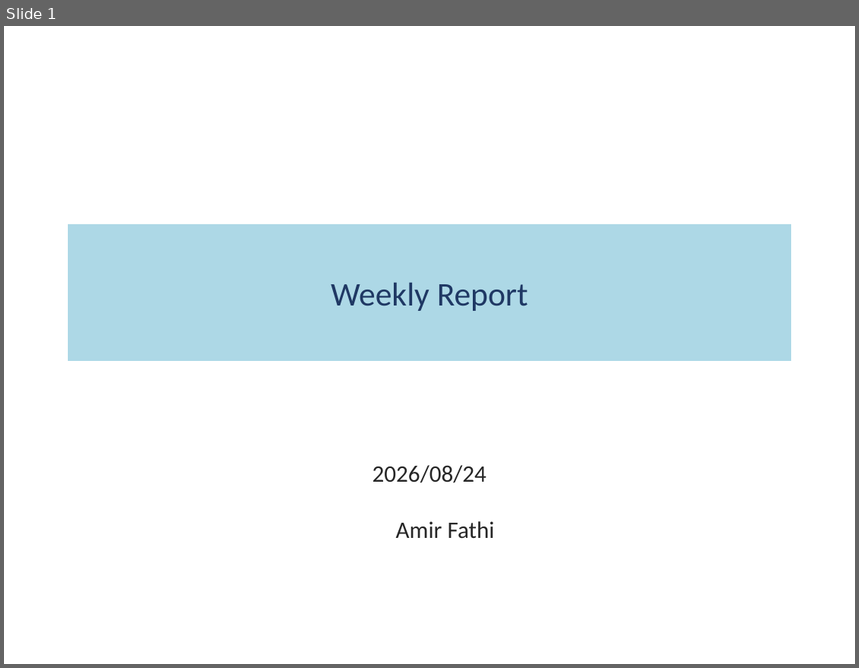
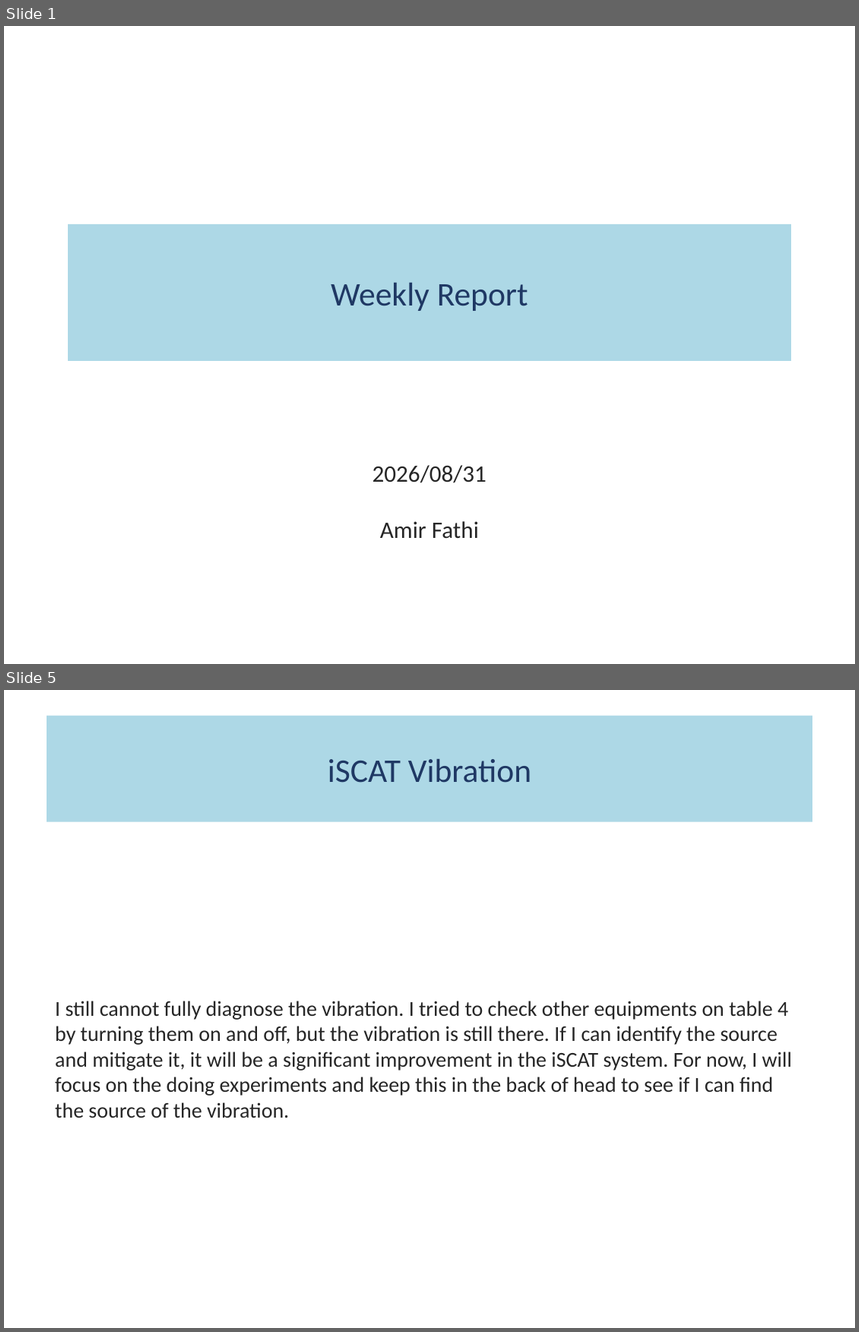
Before and after one commit to fathi0amir/ppt-with-quarto, a slide deck: main.pptx. Shown one above the other, each under a label of ours: slide 1 before the commit, slides 1 and 5 after it; the slides between them are not shown. The pictures are 859x668 and 859x1332 pixels, drawn with LibreOffice and Linux fonts; fonts in the diff are those of the drawing. Boxes give left, top, right and bottom in pixels: in the first picture for what was removed or moved away, otherwise in the second. Text is boxed around its words. In the diff, an @@ line names an element or a change of style, - is before the commit and + after.

```diff
--- a/main.pptx
+++ b/main.pptx
@@ slide 5 added at box(4, 690, 855, 1328), background #FFFFFF @@
@@ title added at box(47, 716, 813, 822), fill #ADD8E6, 28 pt, text #1F3864 @@
+iSCAT Vibration
@@ text added at box(55, 1001, 792, 1118), 18 pt, text #262626 @@
+I still cannot fully diagnose the vibration. I tried to check other equipments on table 4 by turning them on and off, but the vibration is still there. If I can identify the source and mitigate it, it will be a significant improvement in the iSCAT system. For now, I will focus on the doing experiments and keep this in the back of head to see if I can find the source of the vibration.
@@ slide 1 changed as well @@
@@ subtitle at box(373, 465, 487, 539): text changed @@
-2026/08/24
-Amir Fathi
+2026/08/31
+Amir Fathi
```
Also in this commit, not shown: 3 other slides changed, 4 other slides added, 4 slides removed, 5 other files.
